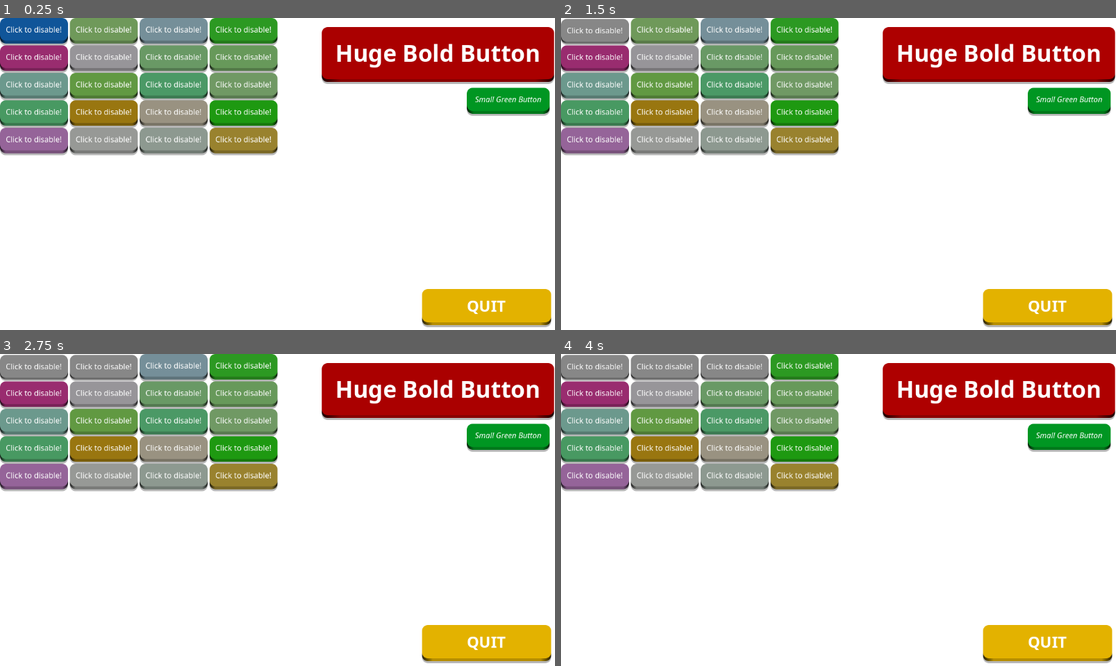
Above: before the commit, frames 1-4 (two rows, left to right).
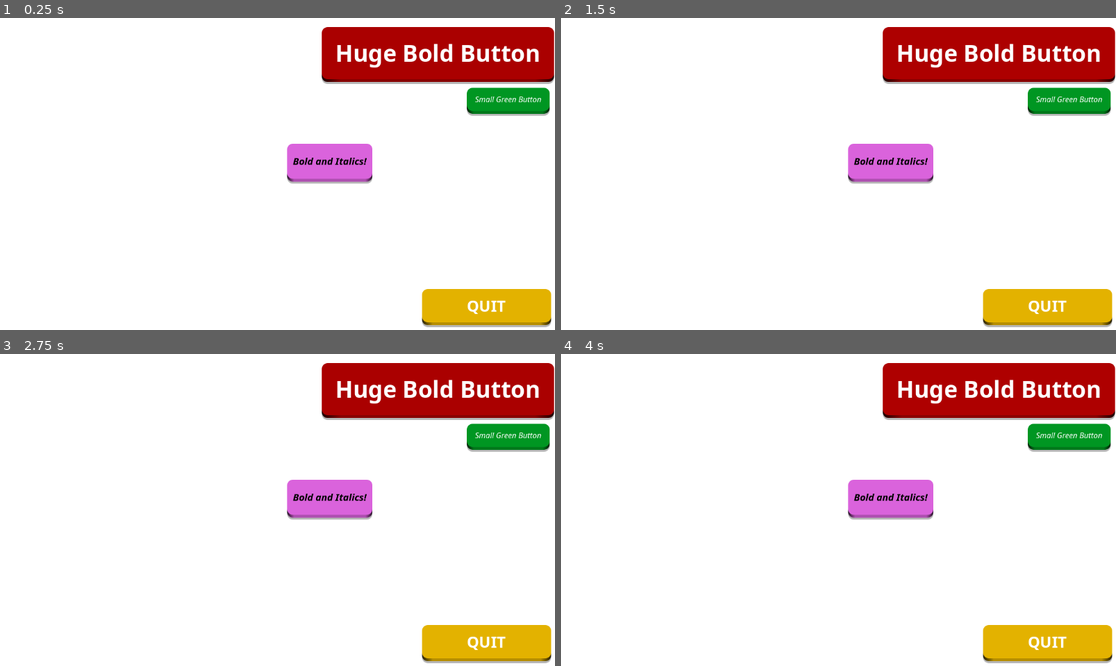
Above: after the commit, the same moments.

Repository: artmouse155/godot_animated_button
Game: Godot game, scene res://demo.tscn
Same seed, same stepped clock (60 frames per second), same inputs: the game is played once before the commit and once after it.
Inputs (mouse positions are in pixels of both pictures, inside the frame that each line leads up to):
- Up to frame 1 (0.25 s): no input
- Up to frame 2 (1.5 s): tap Enter at 0.5, 1.25 s; move the mouse to (594, 30) at 0.52 s; hold K 0.53-1.28 s; click (594, 30) at 0.67 s; tap Space at 0.77 s; move the mouse to (594, 30) at 1.27 s; tap K at 1.35 s; click (594, 30) at 1.42 s
- Up to frame 3 (2.75 s): tap Space at 1.52 s; tap Enter at 2 s; move the mouse to (105, 366) at 2.02 s; hold K from 2.03 s (still down); click (105, 366) at 2.17 s
- Up to frame 4 (4 s): tap Enter at 2.75, 3.5 s; move the mouse to (666, 366) at 2.77 s; release K at 2.78 s; tap K at 2.85 s; click (666, 366) at 2.92 s; tap Space at 3.02, 3.77 s; move the mouse to (733, 366) at 3.52 s; hold K from 3.53 s (still down); click (733, 366) at 3.67 s

The runs differ from the first frame. In frame 1, 23% of the frame differs, in the area x 0-68%, y 0-54%; in frame 2, 23%; in frame 3, 23%; in frame 4, 23%.

Commit message:
adding demo pics

Diff:
--- a/demo.tscn
+++ b/demo.tscn
@@ -14,9 +14,21 @@
 offset_bottom = 1295.0
 
 [node name="GridContainer" type="GridContainer" parent="."]
+visible = false
 offset_right = 229.0
 offset_bottom = 126.0
 columns = 4
+
+[node name="AnimatedButton4" parent="." instance=ExtResource("2_6wqcq")]
+offset_left = 596.0
+offset_top = 261.0
+offset_right = 773.0
+offset_bottom = 340.0
+button_text = "Bold and Italics!"
+spell_elements = 3
+text_color = Color(0, 0, 0, 1)
+font_size = 20
+button_color = Color(0.854902, 0.388235, 0.862745, 1)
 
 [node name="AnimatedButton" parent="." instance=ExtResource("2_6wqcq")]
 offset_left = 668.0
--- a/project.godot
+++ b/project.godot
@@ -15,6 +15,10 @@
 config/features=PackedStringArray("4.2", "Mobile")
 config/icon="res://icon.svg"
 
+[display]
+
+mouse_cursor/custom_image="res://Demo Pics/cursor.png"
+
 [rendering]
 
 renderer/rendering_method="mobile"
Binary file added: Demo Pics/Screenshot 2024-05-18 112711.png
Binary file added: Demo Pics/Screenshot 2024-05-18 113621.png
Binary file added: Demo Pics/button.gif
Binary file added: Demo Pics/cursor.png
